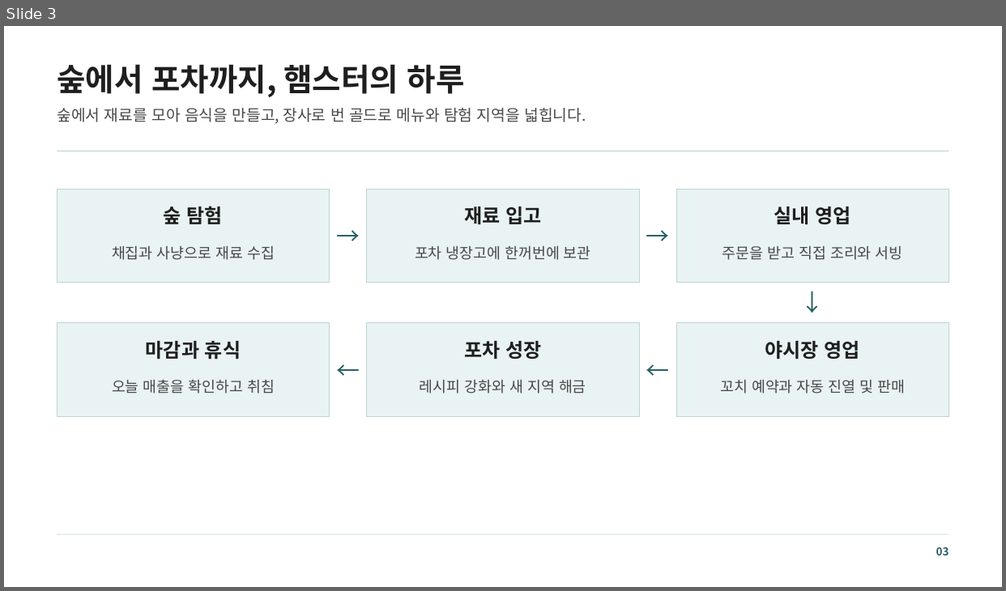
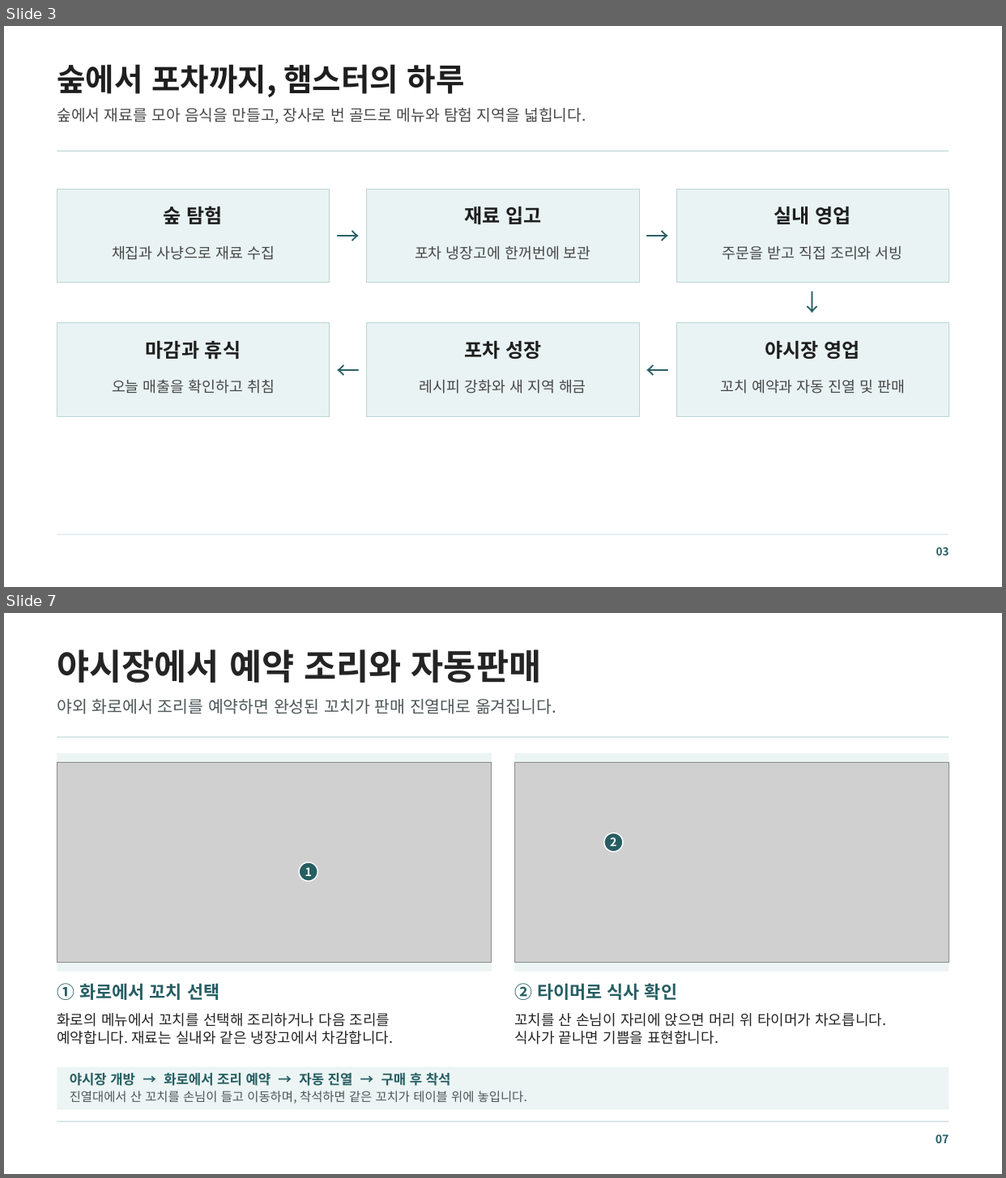
Before and after one commit to mjoon31/mjoon31, a slide deck: docs/assets/resources/ham-pocha/introduction.pptx. Shown one above the other, each under a label of ours: slide 3 before the commit, slides 3 and 7 after it; the slides between them are not shown. The pictures are 1006x591 and 1006x1178 pixels, drawn with LibreOffice and Linux fonts; fonts in the diff are those of the drawing; grey boxes stand for pictures. Boxes give left, top, right and bottom in pixels: in the first picture for what was removed or moved away, otherwise in the second. Text is boxed around its words. In the diff, an @@ line names an element or a change of style, - is before the commit and + after.

```diff
--- a/docs/assets/resources/ham-pocha/introduction.pptx
+++ b/docs/assets/resources/ham-pocha/introduction.pptx
@@ slide 7 added at (x1=4, y1=613, x2=1002, y2=1174), background #FFFFFF @@
@@ text added at (x1=57, y1=649, x2=541, y2=683), 34 pt, text #242424, bold @@
+야시장에서 예약 조리와 자동판매
@@ text added at (x1=57, y1=699, x2=556, y2=714), 16 pt, text #4E5758 @@
+야외 화로에서 조리를 예약하면 완성된 꼬치가 판매 진열대로 옮겨집니다.
@@ rectangle added at (x1=57, y1=736, x2=949, y2=737), fill #B6D0D1 @@
@@ rectangle added at (x1=57, y1=754, x2=492, y2=973), fill #ECF5F4 @@
@@ rectangle added at (x1=514, y1=754, x2=949, y2=973), fill #ECF5F4 @@
@@ picture added at (x1=57, y1=762, x2=492, y2=963) @@
@@ picture added at (x1=514, y1=762, x2=949, y2=963) @@
@@ ellipse added at (x1=604, y1=833, x2=623, y2=852), fill #265E62, outline #FFFFFF 1.1 pt, 11 pt, text #FFFFFF, bold @@
+2
@@ ellipse added at (x1=299, y1=862, x2=317, y2=881), fill #265E62, outline #FFFFFF 1.1 pt, 11 pt, text #FFFFFF, bold @@
+1
@@ text added at (x1=57, y1=983, x2=219, y2=1000), 17 pt, text #265E62, bold @@
+① 화로에서 꼬치 선택
@@ text added at (x1=514, y1=983, x2=677, y2=1000), 17 pt, text #265E62, bold @@
+② 타이머로 식사 확인
@@ text added at (x1=57, y1=1013, x2=394, y2=1045), 14 pt, text #242424 @@
+화로의 메뉴에서 꼬치를 선택해 조리하거나 다음 조리를
+예약합니다. 재료는 실내와 같은 냉장고에서 차감합니다.
@@ text added at (x1=514, y1=1013, x2=886, y2=1045), 14 pt, text #242424 @@
+꼬치를 산 손님이 자리에 앉으면 머리 위 타이머가 차오릅니다.
+식사가 끝나면 기쁨을 표현합니다.
@@ rectangle added at (x1=57, y1=1067, x2=949, y2=1110), fill #ECF5F4 @@
@@ text added at (x1=70, y1=1073, x2=451, y2=1086), 13 pt, text #265E62, bold @@
+야시장 개방 → 화로에서 조리 예약 → 자동 진열 → 구매 후 착석
@@ text added at (x1=70, y1=1091, x2=527, y2=1104), 12 pt, text #4E5758 @@
+진열대에서 산 꼬치를 손님이 들고 이동하며, 착석하면 같은 꼬치가 테이블 위에 놓입니다.
@@ rectangle added at (x1=57, y1=1122, x2=949, y2=1122), fill #B6D0D1 @@
@@ text added at (x1=936, y1=1135, x2=949, y2=1144), 11 pt, text #265E62, bold @@
+07
```
Also in this commit, not shown: 4 slides changed, 5 other slides added, 4 slides removed, 6 other files.
